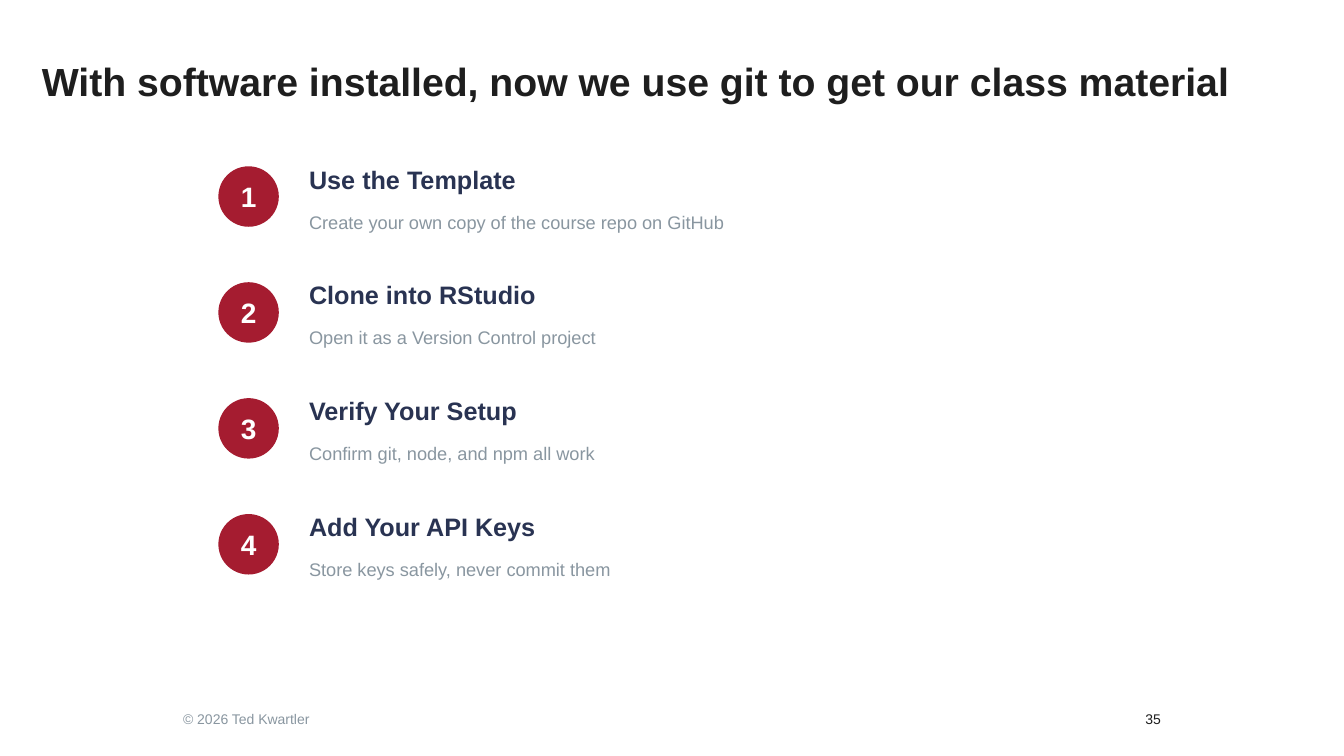
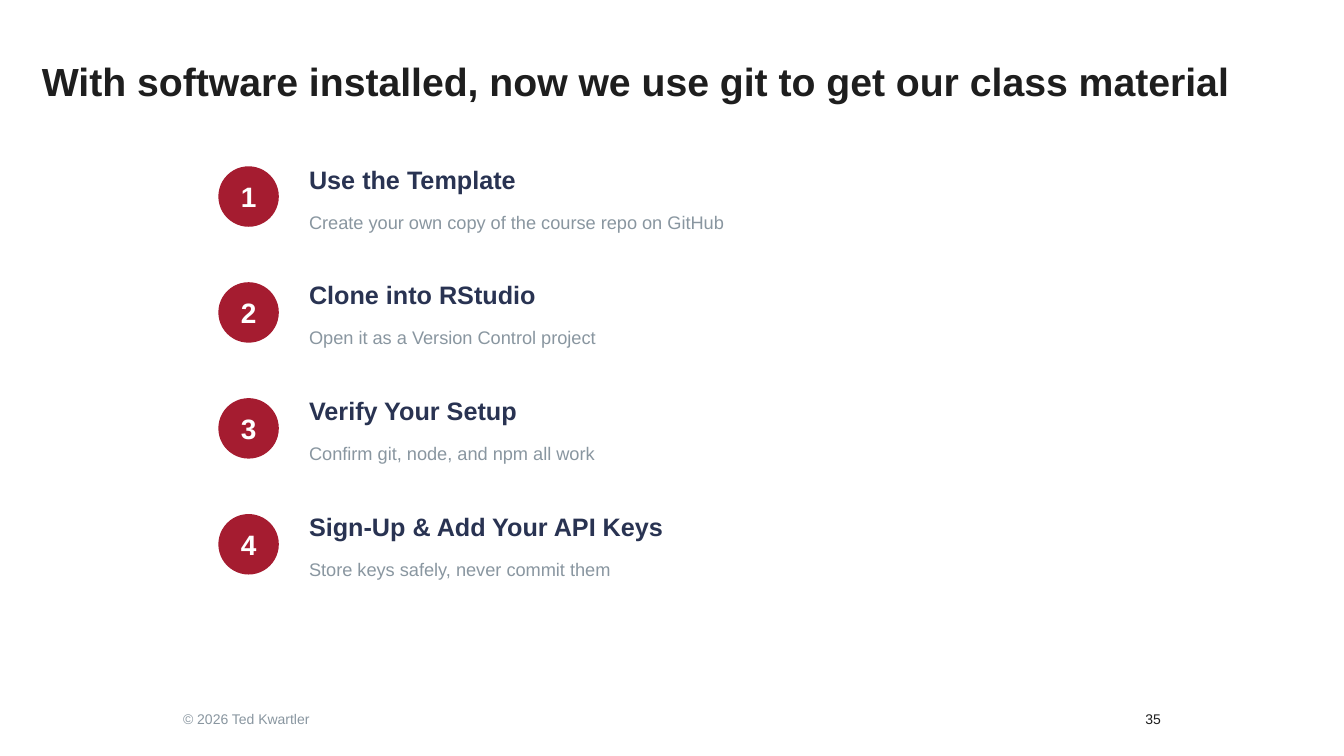
Before and after one commit to kwartler/vienna-genai-finance-course, a slide deck: slide 35 of lessons/day1/environment_setup_orientation_TK.pptx. Drawn at 1344x756 pixels with LibreOffice and Linux fonts; fonts in the diff are those of the drawing. Boxes give left, top, right and bottom in pixels: in the first picture for what was removed or moved away, otherwise in the second. Text is boxed around its words. In the diff, an @@ line names an element or a change of style, - is before the commit and + after.

```diff
--- a/lessons/day1/environment_setup_orientation_TK.pptx
+++ b/lessons/day1/environment_setup_orientation_TK.pptx
@@ text at [309, 517, 663, 542]: text changed @@
-Add Your API Keys
+Sign-Up & Add Your API Keys
```
Also in this commit, not shown: 3 other slides changed, 2 other files.
